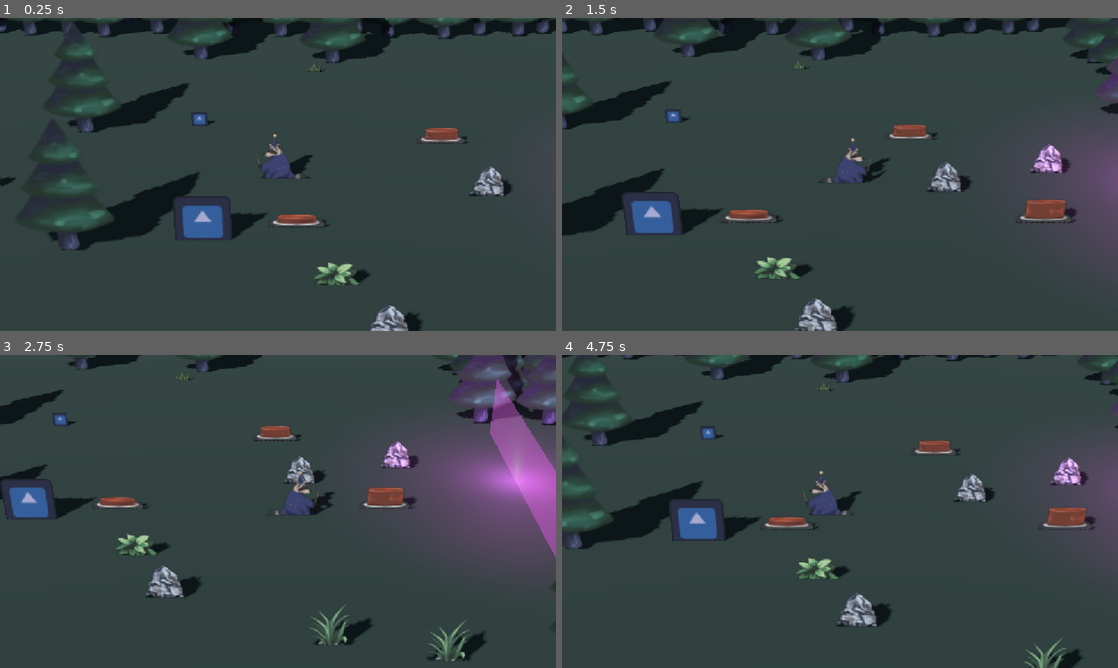
Above: before the commit, frames 1-4 (two rows, left to right).
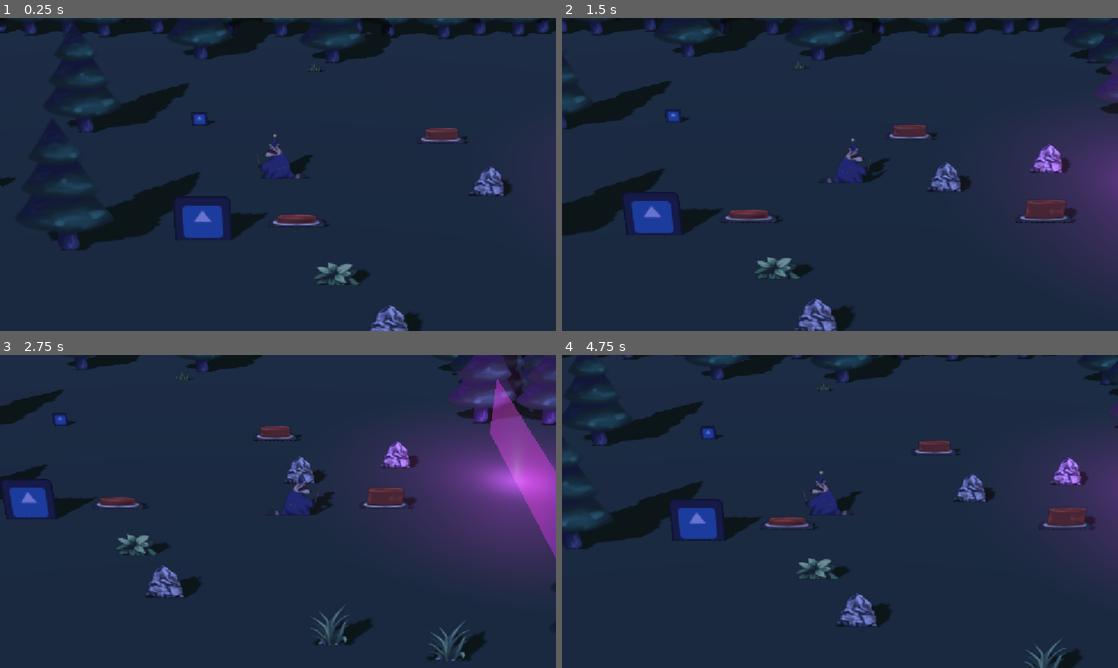
Above: after the commit, the same moments.

Repository: Golczewa/RacoonQuest
Game: Godot game, scene res://scenes/game.tscn
Same seed, same stepped clock (60 frames per second), same inputs: the game is played once before the commit and once after it. The engine's default icon, where the game draws it, is replaced by a stand-in: a white triangle on a blue panel in a dark square.
Inputs:
- Up to frame 1 (0.25 s): no input
- Up to frame 2 (1.5 s): tap Enter (ui_accept) at 0.5, 0.77 s; hold D (move_right) 0.53-1.28 s; tap Space (action_primary) at 0.6 s; hold S (move_down) from 1.28 s (still down); tap E (switch_character) at 1.35 s
- Up to frame 3 (2.75 s): tap Enter (ui_accept) at 1.52 s; release S (move_down) at 2.03 s; hold D (move_right) from 2.03 s (still down); tap Space (action_primary) at 2.1 s
- Up to frame 4 (4.75 s): release D (move_right) at 2.78 s; hold W (move_up) 2.78-3.53 s; tap E (switch_character) at 2.85, 4.35 s; tap Enter (ui_accept) at 3.02, 3.77, 4.52 s; hold A (move_left) from 3.53 s (still down); tap Space (action_primary) at 3.6 s

The runs differ from the first frame. In frame 1, 51% of the frame differs, in the area x 0-100%, y 0-100%; in frame 2, 52%; in frame 3, 54%, in the area x 0-100%, y 0-98%; in frame 4, 54%.

Commit message:
change of light

Diff:
--- a/scenes/map/forest/forest_room1.tscn
+++ b/scenes/map/forest/forest_room1.tscn
@@ -33,6 +33,7 @@
 
 [node name="DirectionalLight3D" type="DirectionalLight3D" parent="." unique_id=208013699]
 transform = Transform3D(-0.7165418, -0.5172869, 0.46795505, -0.19372092, 0.7920438, 0.57891166, -0.6701043, 0.32416177, -0.6677419, 0.78305054, 4.420103, -6.290498)
+light_color = Color(0.5294118, 0.5647059, 1, 1)
 shadow_enabled = true
 
 [node name="StaticBody3D" type="StaticBody3D" parent="." unique_id=1837683333]
--- a/scenes/map/forest/forest_room2.tscn
+++ b/scenes/map/forest/forest_room2.tscn
@@ -34,6 +34,7 @@
 
 [node name="DirectionalLight3D" type="DirectionalLight3D" parent="." unique_id=847738983]
 transform = Transform3D(-0.7165418, -0.5172869, 0.46795505, -0.19372092, 0.7920438, 0.57891166, -0.6701043, 0.32416177, -0.6677419, 0.78305054, 4.420103, -6.290498)
+light_color = Color(0.5294118, 0.5647059, 1, 1)
 shadow_enabled = true
 
 [node name="StaticBody3D" type="StaticBody3D" parent="." unique_id=590778289]
--- a/scenes/map/forest/forest_room3.tscn
+++ b/scenes/map/forest/forest_room3.tscn
@@ -35,6 +35,7 @@
 
 [node name="DirectionalLight3D" type="DirectionalLight3D" parent="." unique_id=1864158034]
 transform = Transform3D(-0.7165418, -0.5172869, 0.46795505, -0.19372092, 0.7920438, 0.57891166, -0.6701043, 0.32416177, -0.6677419, 0.78305054, 4.420103, -6.290498)
+light_color = Color(0.5294118, 0.5647059, 1, 1)
 shadow_enabled = true
 
 [node name="StaticBody3D" type="StaticBody3D" parent="." unique_id=1687683415]
